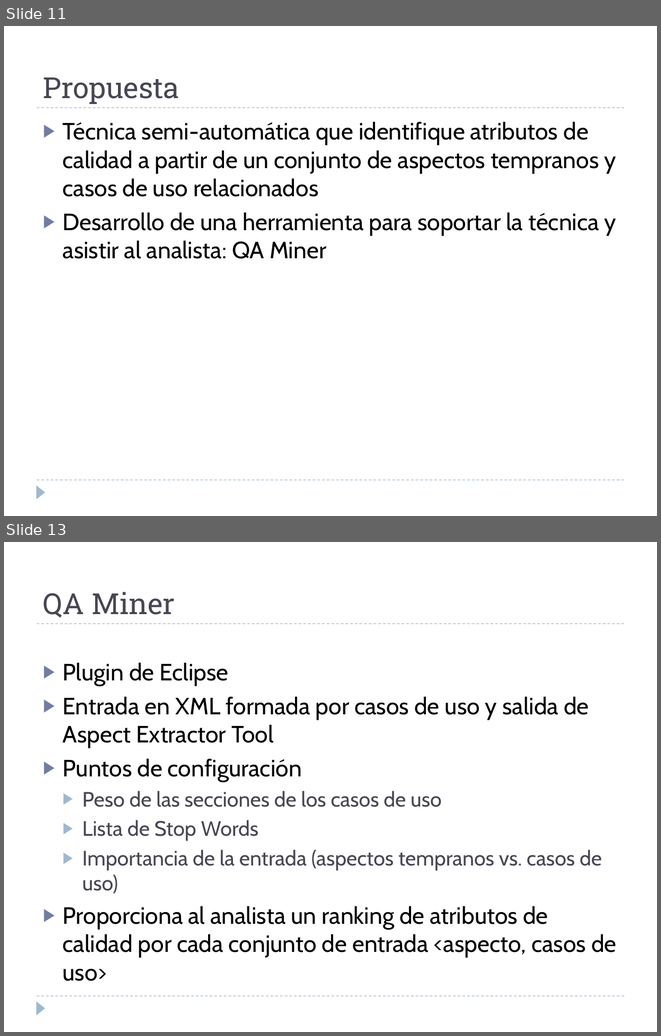
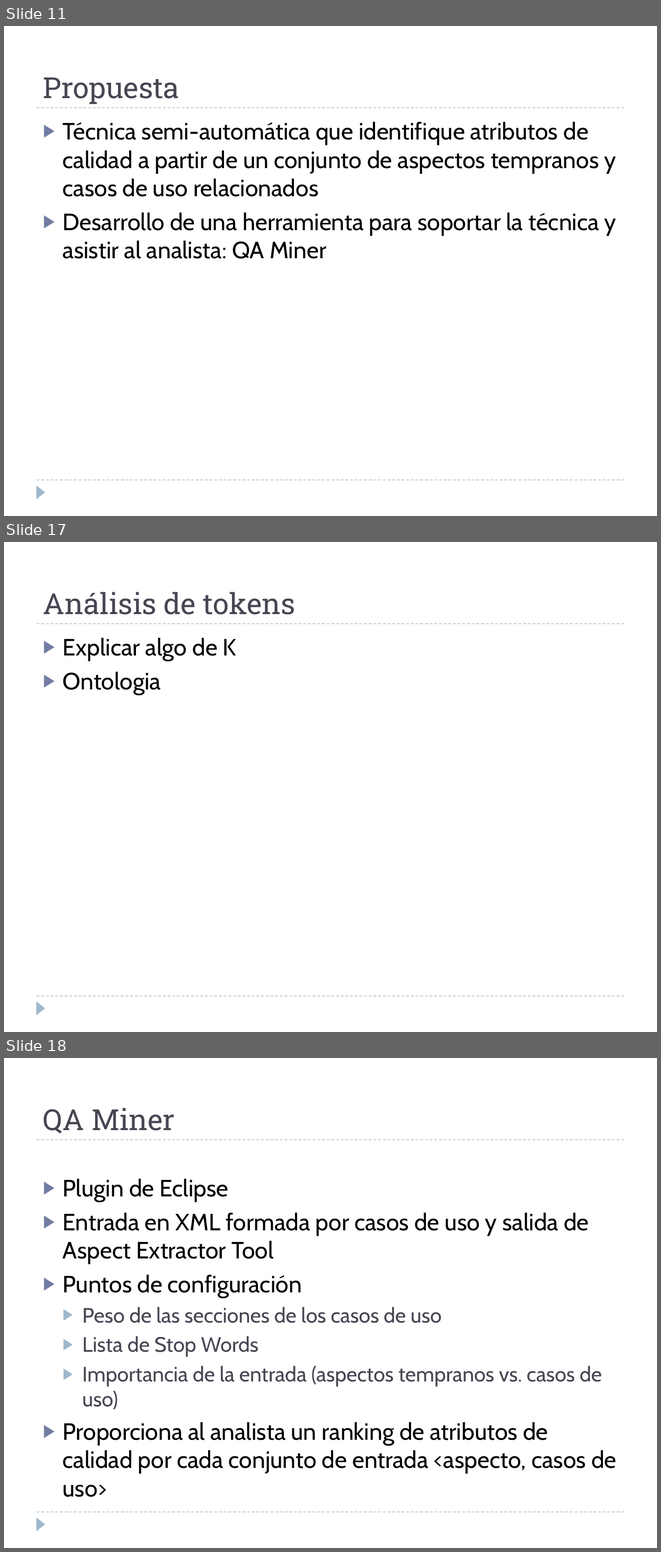
Before and after one commit to alejandrorago/qatesis2, a slide deck: Capitulos Finales/Filminas.pptx. Shown one above the other, each under a label of ours: slides 11 and 13 before the commit, slides 11, 17 and 18 after it; the slides between them are not shown. The pictures are 661x1036 and 661x1552 pixels, drawn with LibreOffice and Linux fonts; fonts in the diff are those of the drawing. Boxes give left, top, right and bottom in pixels: in the first picture for what was removed or moved away, otherwise in the second. Text is boxed around its words. In the diff, an @@ line names an element or a change of style, - is before the commit and + after.

```diff
--- a/Capitulos Finales/Filminas.pptx
+++ b/Capitulos Finales/Filminas.pptx
@@ slide 17 added at [4, 542, 657, 1032], background #FFFFFF; not listed: 3 template elements that a slide beside it also shows @@
@@ title added at [43, 592, 296, 615], 32 pt, text #464653 @@
+Análisis de tokens
@@ text added at [63, 637, 237, 695], 26 pt, text #000000 @@
+▶ Explicar algo de K
+▶ Ontologia
@@ what was slide 13 is now slide 18 @@
```
Also in this commit, not shown: 1 slide changed, 4 other slides added.
